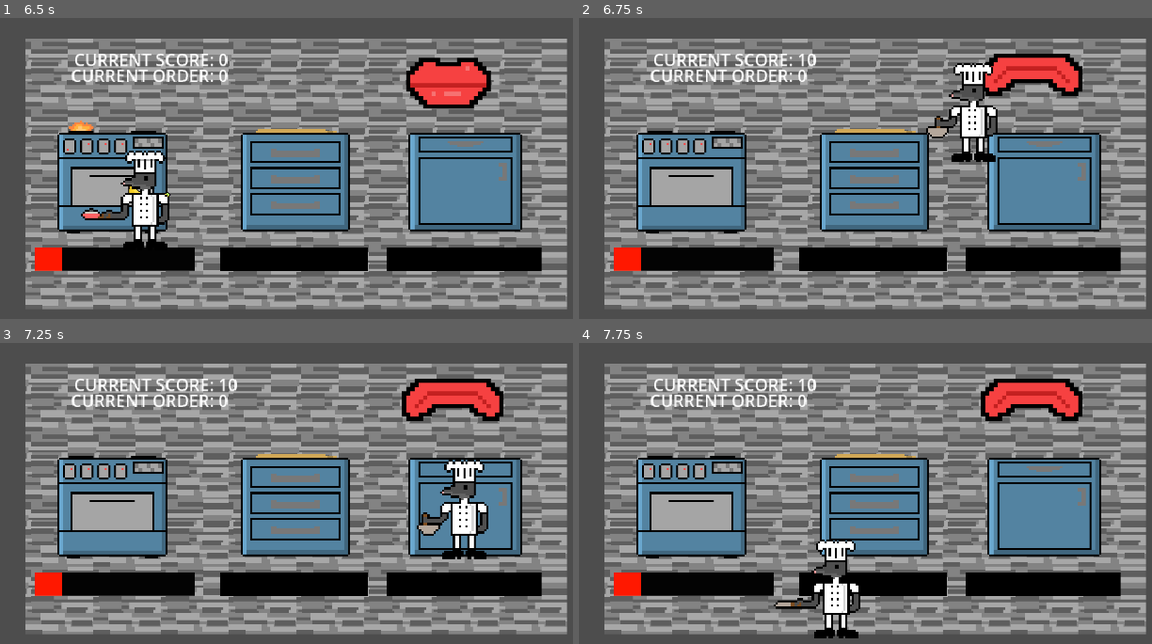
Above: before the commit, frames 1-4 (two rows, left to right).
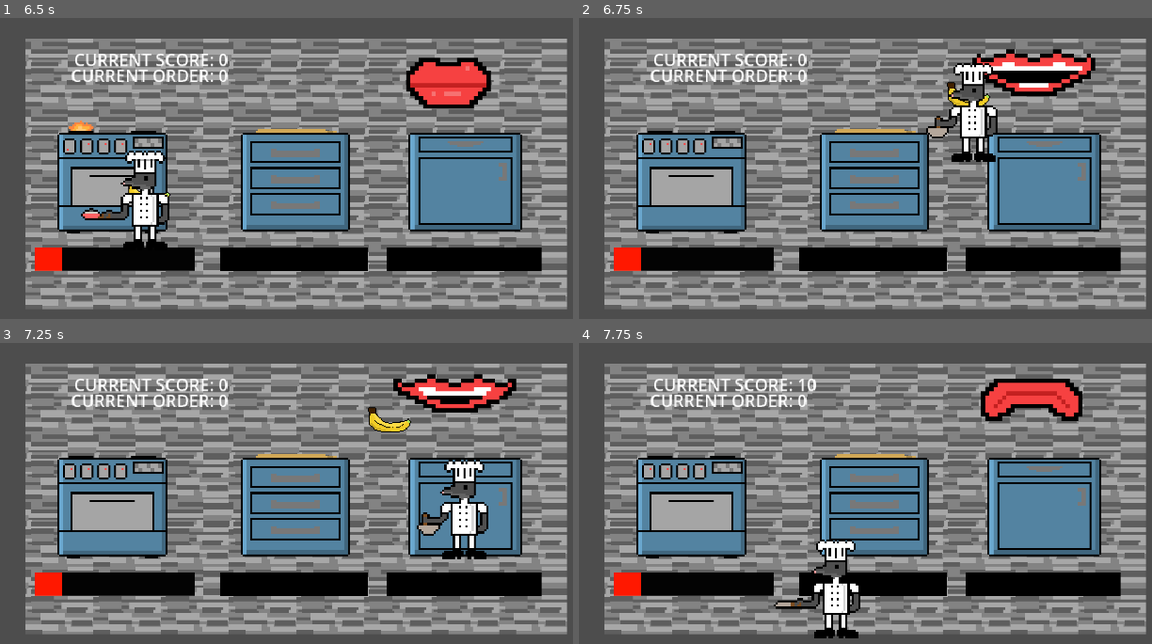
Above: after the commit, the same moments.

Repository: Largester/m.i.c.e
Game: Godot game, scene res://menu.tscn
Two runs of this game, one before a commit and one after it. Both use one fixed random seed, a clock stepped at 60 frames per second and the inputs below.
Inputs (mouse positions are in pixels of both pictures, inside the frame that each line leads up to):
- Up to frame 1 (6.5 s): click "Play" at 0.5 s; drag from (108, 186) to (292, 177) at 1.27 s; drag from (183, 60) to (292, 186) at 2.02 s; move the mouse to (177, 75) at 2.77 s; press the mouse at (177, 75) at 2.78 s; release the mouse at (177, 75) at 3.5 s; tap Enter at 3.5 s; drag from (332, 174) to (114, 177) at 3.52 s; move the mouse to (183, 69) at 4.27 s; press the mouse at (183, 69) at 4.28 s; release the mouse at (183, 69) at 5 s; drag from (464, 153) to (292, 177) at 5.02 s; move the mouse to (143, 195) at 5.77 s; press the mouse at (143, 195) at 5.78 s
- Up to frame 2 (6.75 s): release the mouse at (722, 195) at 6.5 s; tap Space at 6.5 s; drag from (951, 81) to (1043, 177) at 6.52 s
- Up to frame 3 (7.25 s): no input
- Up to frame 4 (7.75 s): move the mouse to (836, 583) at 7.27 s; press the mouse at (836, 583) at 7.28 s

Frame 1 is identical in both runs. In frame 2, 2.2% of the frame differs, in the area x 38-91%, y 10-30%; in frame 3, 2.3%; in frame 4, nothing differs.

Commit message:
resources(not done)

Diff:
--- a/project.godot
+++ b/project.godot
@@ -35,6 +35,7 @@
 player=""
 dropoff=""
 draggable=""
+stoparea=""
 
 [input]
 
--- /dev/null
+++ b/resources/ingredients/ItemData.gd
@@ -0,0 +1,7 @@
+class_name ItemData
+extends Resource
+
+@export var item_id : int = 0
+@export var item_name : String = ""
+@export var item_texture : Texture2D = null
+@export_range(0, 99) var item_stack_size : int = 1
--- /dev/null
+++ b/resources/ingredients/burger.tres
@@ -0,0 +1,7 @@
+[gd_resource type="Resource" script_class="ItemData" load_steps=2 format=3 uid="uid://bli2umbkw0m5k"]
+
+[ext_resource type="Script" uid="uid://bp78knvdue27a" path="res://resources/ingredients/ItemData.gd" id="1_npyth"]
+
+[resource]
+script = ExtResource("1_npyth")
+metadata/_custom_type_script = "uid://bp78knvdue27a"
--- /dev/null
+++ b/resources/recipes/ItemRecipe.gd
@@ -0,0 +1,6 @@
+class_name ItemRecipe
+extends Resource
+
+@export var recipe_name : String = ""
+@export var recipe_final_item : ItemData = null
+@export var recipe_material_array : Array[ItemData] = []
--- /dev/null
+++ b/resources/recipes/borscht.tres
@@ -0,0 +1,8 @@
+[gd_resource type="Resource" script_class="ItemRecipe" load_steps=3 format=3 uid="uid://ftan73ollllv"]
+
+[ext_resource type="Script" uid="uid://bp78knvdue27a" path="res://resources/ingredients/ItemData.gd" id="1_vh6v2"]
+[ext_resource type="Script" uid="uid://bbjwk0fae0c50" path="res://resources/recipes/ItemRecipe.gd" id="2_37oux"]
+
+[resource]
+script = ExtResource("2_37oux")
+metadata/_custom_type_script = "uid://bbjwk0fae0c50"
--- /dev/null
+++ b/resources/recipes/burger_recipe.tres
@@ -0,0 +1,9 @@
+[gd_resource type="Resource" script_class="ItemRecipe" load_steps=3 format=3 uid="uid://hch71n1uf7cj"]
+
+[ext_resource type="Script" uid="uid://bp78knvdue27a" path="res://resources/ingredients/ItemData.gd" id="1_31lb4"]
+[ext_resource type="Script" uid="uid://bbjwk0fae0c50" path="res://resources/recipes/ItemRecipe.gd" id="2_vvck2"]
+
+[resource]
+script = ExtResource("2_vvck2")
+recipe_name = "Burger"
+metadata/_custom_type_script = "uid://bbjwk0fae0c50"
--- /dev/null
+++ b/resources/recipes/sushi_recipe.tres
@@ -0,0 +1,8 @@
+[gd_resource type="Resource" script_class="ItemRecipe" load_steps=3 format=3 uid="uid://b1tbwdn1d8sbr"]
+
+[ext_resource type="Script" uid="uid://bp78knvdue27a" path="res://resources/ingredients/ItemData.gd" id="1_elfsm"]
+[ext_resource type="Script" uid="uid://bbjwk0fae0c50" path="res://resources/recipes/ItemRecipe.gd" id="2_kkua4"]
+
+[resource]
+script = ExtResource("2_kkua4")
+metadata/_custom_type_script = "uid://bbjwk0fae0c50"
--- /dev/null
+++ b/scenes/craftingtable.tscn
@@ -0,0 +1,7 @@
+[gd_scene format=3 uid="uid://c00yoa31qg481"]
+
+[node name="Area2D" type="Area2D"]
+
+[node name="CollisionShape2D" type="CollisionShape2D" parent="."]
+
+[node name="Sprite2D" type="Sprite2D" parent="."]
--- a/scenes/food.tscn
+++ b/scenes/food.tscn
@@ -21,3 +21,5 @@
 
 [node name="Sprite2D" type="Sprite2D" parent="." groups=["draggable"]]
 texture = ExtResource("3_370ap")
+
+[connection signal="area_entered" from="Area2D" to="." method="_on_area_2d_area_entered"]
--- a/scenes/mouth.tscn
+++ b/scenes/mouth.tscn
@@ -96,7 +96,7 @@
 "speed": 5.0
 }]
 
-[node name="Mouth" type="Area2D"]
+[node name="Mouth" type="Area2D" groups=["stoparea"]]
 scale = Vector2(4, 4)
 script = ExtResource("1_cr0hd")
 
@@ -110,5 +110,8 @@
 animation = &"Idle"
 autoplay = "Idle"
 
+[node name="Timer" type="Timer" parent="."]
+
 [connection signal="area_entered" from="." to="." method="_on_area_entered"]
 [connection signal="area_exited" from="." to="." method="_on_area_exited"]
+[connection signal="timeout" from="Timer" to="." method="_on_timer_timeout"]
--- a/scripts/eatems.gd
+++ /dev/null
@@ -1,6 +0,0 @@
-extends Resource
-class_name ingredients
-
-@export var cooked_ingredients: int = 0
-@export var chopped_ingredients: int = 0
-@export var mixed_ingredients: int = 0
--- a/scripts/food.gd
+++ b/scripts/food.gd
@@ -1,9 +1,15 @@
 extends Node2D
 
 var points_on_eat = 10
+var follow_mouse = true
 
 func _process(_delta: float) -> void:
-	global_position = get_global_mouse_position()
+	if follow_mouse:
+		global_position = get_global_mouse_position()
 func _eaten():
 	Global.current_score += points_on_eat
 	self.queue_free()
+
+func _on_area_2d_area_entered(area: Area2D) -> void:
+	if area.is_in_group("stoparea"):
+		follow_mouse = false
--- a/scripts/game.gd
+++ b/scripts/game.gd
@@ -15,3 +15,4 @@
 	if Global.current_score > Global.high_score:
 		Global.high_score = Global.current_score
 	Global.current_score = 0
+#https://www.youtube.com/watch?v=fwaCY2P5UMY
--- a/scripts/mouth.gd
+++ b/scripts/mouth.gd
@@ -1,17 +1,19 @@
 extends Area2D
 @onready var animated_sprite: AnimatedSprite2D = $AnimatedSprite2D
+@onready var timer: Timer = $Timer
 
 
 
 func _on_area_entered(area: Area2D) -> void:
 	if area.is_in_group("draggable"):
+		animated_sprite.play("Talking")
 		print("Trash can destroying: ", area.name)
 		var item = area.get_parent()
 		if item.has_method("_eaten"):
+			await get_tree().create_timer(1.0).timeout
 			item._eaten()
 		else:
 			item.queue_free()
-		animated_sprite.play("Talking")
 
 
 
Not shown, added: resources/ingredients/ItemData.gd.uid
Not shown, added: resources/recipes/ItemRecipe.gd.uid
